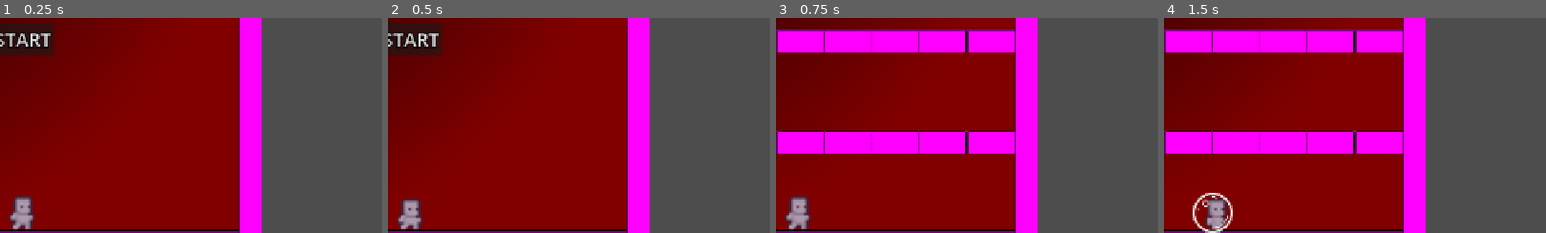
Above: before the commit, frames 1-4 (left to right).
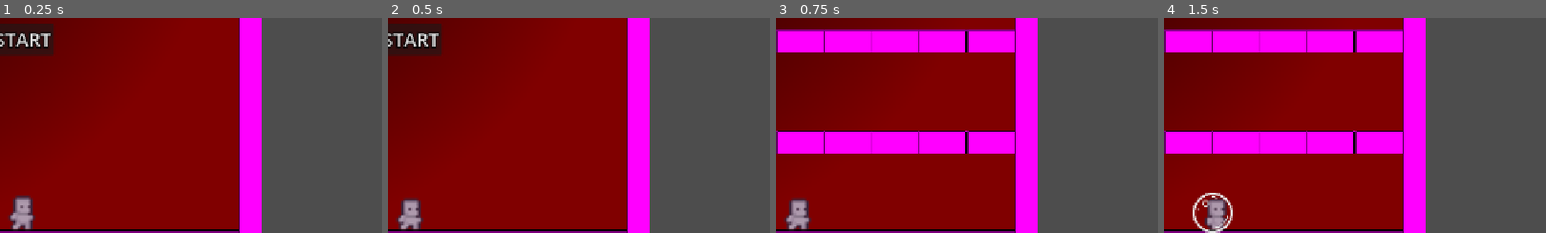
Above: after the commit, the same moments.

Repository: B4Hive/Trabalho-1-DCC148
Game: Godot game, scene res://scenes/main.tscn
The game is run twice, just before and just after one commit, with the same random seed, the same clock (stepped at 60 frames per second) and the same inputs.
Inputs:
- Up to frame 1 (0.25 s): no input
- Up to frame 2 (0.5 s): no input
- Up to frame 3 (0.75 s): click "START" at 0.5 s
- Up to frame 4 (1.5 s): tap Enter (ui_accept) at 1.25 s; hold Right (ui_right) from 1.28 s (still down)
The pictures show only the part of the screen within x 47-97%, y 45-95%; the shares and areas given below are measured in that part.

Frames 1-2 are identical in both runs. In frame 3, 0.4% of the frame differs, in the area x 2-10%, y 82-97%; in frame 4, nothing differs.

Commit message:
Bug fixing and sprite adjusting;
-Fixed bug where enemy freed from bubble would trigger death on other bubble's pop;

-Fixed sprite adjusting for trapped enemy animation

Diff:
--- a/scenes/enemy.tscn
+++ b/scenes/enemy.tscn
@@ -32,17 +32,17 @@
 atlas = ExtResource("3_wtq4b")
 region = Rect2(32, 32, 32, 32)
 
-[sub_resource type="AtlasTexture" id="AtlasTexture_t3vcr"]
+[sub_resource type="AtlasTexture" id="AtlasTexture_s1ycm"]
 atlas = ExtResource("4_s1ycm")
-region = Rect2(0, 0, 32, 32)
-
-[sub_resource type="AtlasTexture" id="AtlasTexture_thsr5"]
+region = Rect2(0, 6, 32, 30)
+
+[sub_resource type="AtlasTexture" id="AtlasTexture_shcg2"]
 atlas = ExtResource("4_s1ycm")
-region = Rect2(32, 0, 32, 32)
-
-[sub_resource type="AtlasTexture" id="AtlasTexture_vab5u"]
+region = Rect2(32, 6, 32, 30)
+
+[sub_resource type="AtlasTexture" id="AtlasTexture_ile5s"]
 atlas = ExtResource("4_s1ycm")
-region = Rect2(64, 0, 32, 32)
+region = Rect2(64, 6, 32, 30)
 
 [sub_resource type="AtlasTexture" id="AtlasTexture_6awcb"]
 atlas = ExtResource("4_j0cyh")
@@ -83,19 +83,19 @@
 }, {
 "frames": [{
 "duration": 1.0,
-"texture": SubResource("AtlasTexture_t3vcr")
-}, {
-"duration": 1.0,
-"texture": SubResource("AtlasTexture_thsr5")
-}, {
-"duration": 1.0,
-"texture": SubResource("AtlasTexture_vab5u")
-}, {
-"duration": 1.0,
-"texture": SubResource("AtlasTexture_thsr5")
-}, {
-"duration": 1.0,
-"texture": SubResource("AtlasTexture_t3vcr")
+"texture": SubResource("AtlasTexture_s1ycm")
+}, {
+"duration": 1.0,
+"texture": SubResource("AtlasTexture_shcg2")
+}, {
+"duration": 1.0,
+"texture": SubResource("AtlasTexture_ile5s")
+}, {
+"duration": 1.0,
+"texture": SubResource("AtlasTexture_shcg2")
+}, {
+"duration": 1.0,
+"texture": SubResource("AtlasTexture_s1ycm")
 }],
 "loop": 1,
 "name": &"trapped",
@@ -123,17 +123,17 @@
 atlas = ExtResource("5_g0wcc")
 region = Rect2(32, 32, 32, 32)
 
-[sub_resource type="AtlasTexture" id="AtlasTexture_5ie7m"]
+[sub_resource type="AtlasTexture" id="AtlasTexture_1x4g4"]
 atlas = ExtResource("7_ile5s")
-region = Rect2(0, 0, 32, 32)
-
-[sub_resource type="AtlasTexture" id="AtlasTexture_ya47j"]
+region = Rect2(0, 6, 32, 30)
+
+[sub_resource type="AtlasTexture" id="AtlasTexture_t3vcr"]
 atlas = ExtResource("7_ile5s")
-region = Rect2(32, 0, 32, 32)
-
-[sub_resource type="AtlasTexture" id="AtlasTexture_hyejq"]
+region = Rect2(32, 6, 32, 30)
+
+[sub_resource type="AtlasTexture" id="AtlasTexture_thsr5"]
 atlas = ExtResource("7_ile5s")
-region = Rect2(64, 0, 32, 32)
+region = Rect2(64, 6, 32, 30)
 
 [sub_resource type="AtlasTexture" id="AtlasTexture_1f82d"]
 atlas = ExtResource("6_s1ycm")
@@ -168,19 +168,19 @@
 }, {
 "frames": [{
 "duration": 1.0,
-"texture": SubResource("AtlasTexture_5ie7m")
-}, {
-"duration": 1.0,
-"texture": SubResource("AtlasTexture_ya47j")
-}, {
-"duration": 1.0,
-"texture": SubResource("AtlasTexture_hyejq")
-}, {
-"duration": 1.0,
-"texture": SubResource("AtlasTexture_ya47j")
-}, {
-"duration": 1.0,
-"texture": SubResource("AtlasTexture_5ie7m")
+"texture": SubResource("AtlasTexture_1x4g4")
+}, {
+"duration": 1.0,
+"texture": SubResource("AtlasTexture_t3vcr")
+}, {
+"duration": 1.0,
+"texture": SubResource("AtlasTexture_thsr5")
+}, {
+"duration": 1.0,
+"texture": SubResource("AtlasTexture_t3vcr")
+}, {
+"duration": 1.0,
+"texture": SubResource("AtlasTexture_1x4g4")
 }],
 "loop": 1,
 "name": &"trapped",
@@ -216,17 +216,17 @@
 atlas = ExtResource("8_ile5s")
 region = Rect2(32, 32, 32, 32)
 
-[sub_resource type="AtlasTexture" id="AtlasTexture_j0dkt"]
+[sub_resource type="AtlasTexture" id="AtlasTexture_vab5u"]
 atlas = ExtResource("11_1x4g4")
-region = Rect2(0, 0, 32, 32)
-
-[sub_resource type="AtlasTexture" id="AtlasTexture_sdxul"]
+region = Rect2(0, 6, 32, 30)
+
+[sub_resource type="AtlasTexture" id="AtlasTexture_5ie7m"]
 atlas = ExtResource("11_1x4g4")
-region = Rect2(32, 0, 32, 32)
-
-[sub_resource type="AtlasTexture" id="AtlasTexture_e7lhw"]
+region = Rect2(32, 6, 32, 30)
+
+[sub_resource type="AtlasTexture" id="AtlasTexture_ya47j"]
 atlas = ExtResource("11_1x4g4")
-region = Rect2(64, 0, 32, 32)
+region = Rect2(64, 6, 32, 30)
 
 [sub_resource type="AtlasTexture" id="AtlasTexture_605iw"]
 atlas = ExtResource("9_1x4g4")
@@ -267,19 +267,19 @@
 }, {
 "frames": [{
 "duration": 1.0,
-"texture": SubResource("AtlasTexture_j0dkt")
-}, {
-"duration": 1.0,
-"texture": SubResource("AtlasTexture_sdxul")
-}, {
-"duration": 1.0,
-"texture": SubResource("AtlasTexture_e7lhw")
-}, {
-"duration": 1.0,
-"texture": SubResource("AtlasTexture_sdxul")
-}, {
-"duration": 1.0,
-"texture": SubResource("AtlasTexture_j0dkt")
+"texture": SubResource("AtlasTexture_vab5u")
+}, {
+"duration": 1.0,
+"texture": SubResource("AtlasTexture_5ie7m")
+}, {
+"duration": 1.0,
+"texture": SubResource("AtlasTexture_ya47j")
+}, {
+"duration": 1.0,
+"texture": SubResource("AtlasTexture_5ie7m")
+}, {
+"duration": 1.0,
+"texture": SubResource("AtlasTexture_vab5u")
 }],
 "loop": 1,
 "name": &"trapped",
@@ -315,17 +315,17 @@
 atlas = ExtResource("3_c4w8v")
 region = Rect2(32, 32, 32, 32)
 
-[sub_resource type="AtlasTexture" id="AtlasTexture_gst0f"]
+[sub_resource type="AtlasTexture" id="AtlasTexture_hyejq"]
 atlas = ExtResource("15_2pwtc")
-region = Rect2(0, 0, 32, 32)
-
-[sub_resource type="AtlasTexture" id="AtlasTexture_sm4rh"]
+region = Rect2(0, 6, 32, 30)
+
+[sub_resource type="AtlasTexture" id="AtlasTexture_j0dkt"]
 atlas = ExtResource("15_2pwtc")
-region = Rect2(32, 0, 32, 32)
-
-[sub_resource type="AtlasTexture" id="AtlasTexture_5lniq"]
+region = Rect2(32, 6, 32, 30)
+
+[sub_resource type="AtlasTexture" id="AtlasTexture_sdxul"]
 atlas = ExtResource("15_2pwtc")
-region = Rect2(64, 0, 32, 32)
+region = Rect2(64, 6, 32, 30)
 
 [sub_resource type="AtlasTexture" id="AtlasTexture_8qclf"]
 atlas = ExtResource("4_xwavj")
@@ -366,19 +366,19 @@
 }, {
 "frames": [{
 "duration": 1.0,
-"texture": SubResource("AtlasTexture_gst0f")
-}, {
-"duration": 1.0,
-"texture": SubResource("AtlasTexture_sm4rh")
-}, {
-"duration": 1.0,
-"texture": SubResource("AtlasTexture_5lniq")
-}, {
-"duration": 1.0,
-"texture": SubResource("AtlasTexture_sm4rh")
-}, {
-"duration": 1.0,
-"texture": SubResource("AtlasTexture_gst0f")
+"texture": SubResource("AtlasTexture_hyejq")
+}, {
+"duration": 1.0,
+"texture": SubResource("AtlasTexture_j0dkt")
+}, {
+"duration": 1.0,
+"texture": SubResource("AtlasTexture_sdxul")
+}, {
+"duration": 1.0,
+"texture": SubResource("AtlasTexture_j0dkt")
+}, {
+"duration": 1.0,
+"texture": SubResource("AtlasTexture_hyejq")
 }],
 "loop": 1,
 "name": &"trapped",
@@ -415,6 +415,7 @@
 scale = Vector2(4, 4)
 sprite_frames = SubResource("SpriteFrames_t3vcr")
 animation = &"trapped"
+frame = 1
 
 [node name="Sprite2DGreen" type="AnimatedSprite2D" parent="." unique_id=1282431592]
 visible = false
--- a/scenes/player.tscn
+++ b/scenes/player.tscn
@@ -49,7 +49,7 @@
 }],
 "loop": 1,
 "name": &"idle",
-"speed": 4.0
+"speed": 5.0
 }, {
 "frames": [{
 "duration": 1.0,
@@ -86,8 +86,7 @@
 [node name="Sprite2D" type="AnimatedSprite2D" parent="." unique_id=1894768209]
 scale = Vector2(4, 4)
 sprite_frames = SubResource("SpriteFrames_g4v7s")
-animation = &"walk"
-frame_progress = 0.18558235
+animation = &"idle"
 
 [node name="BubblePool" type="Node" parent="." unique_id=1087692396]
 script = ExtResource("3_dqkch")
--- a/scripts/bubble.gd
+++ b/scripts/bubble.gd
@@ -32,15 +32,15 @@
 		bubblePop.emit()
 
 func _on_body_entered(body: Node2D) -> void:
-	if body.is_class("CharacterBody2D") and not target and not body.name == "Player":
+	if body.is_class("CharacterBody2D") and not target and body.get_groups().has("enemies"):
 		if not body.trapped:
 			target = body
 			target.trap(global_position)
-			#set_collision_layer_value(1, true)
 			set_collision_mask_value(1, true)
 	if target and target != body:
 		if body.get_name() == "Player":
 			target.death()
-		else:
+		elif body.get_groups().has("enemies"):
 			target.reset()
+		target = null
 		bubblePop.emit()
--- a/scripts/player.gd
+++ b/scripts/player.gd
@@ -26,7 +26,6 @@
 	if Input.is_action_just_pressed("ui_up") and is_on_floor():
 		velocity.y = JUMP_VELOCITY
 	# Get the input direction and handle the movement/deceleration.
-	# As good practice, you should replace UI actions with custom gameplay actions.
 	var direction := Input.get_axis("ui_left", "ui_right")
 	if direction:
 		velocity.x = direction * SPEED
@@ -40,7 +39,7 @@
 		velocity.x = move_toward(velocity.x, 0, SPEED)
 	sprite.play(animation)
 	move_and_slide()
-
+	# Handling collision with enemies
 	var collided_with_enemy := false
 	for i in get_slide_collision_count():
 		var collision := get_slide_collision(i)
@@ -56,6 +55,7 @@
 			break
 	if not collided_with_enemy:
 		touchingEnemy = false
+	# TODO: add hurt animation and maybe i-frame?
 
 func _process(_delta: float) -> void:
 	if Input.is_action_just_pressed("ui_accept"):
